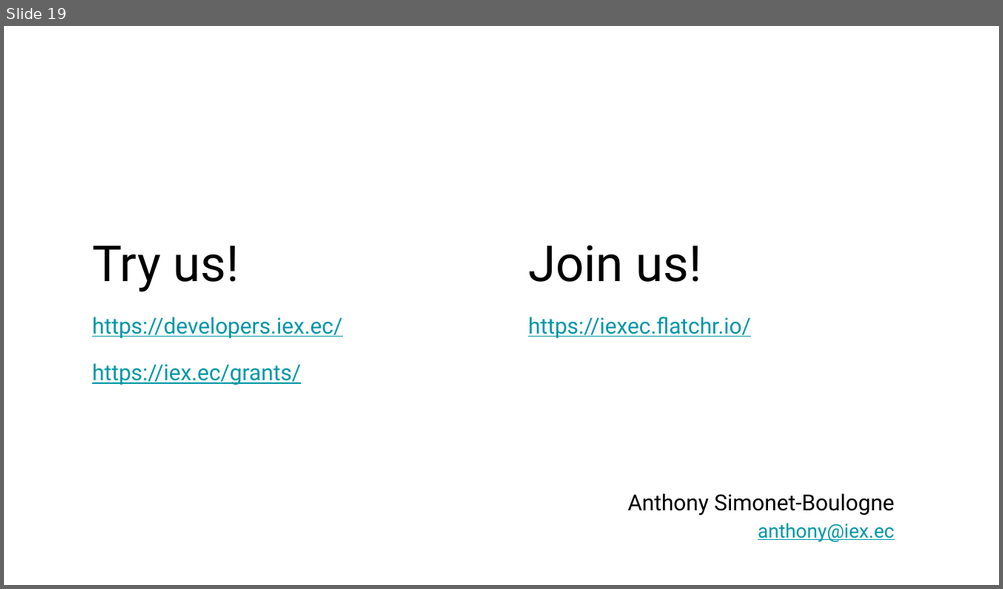
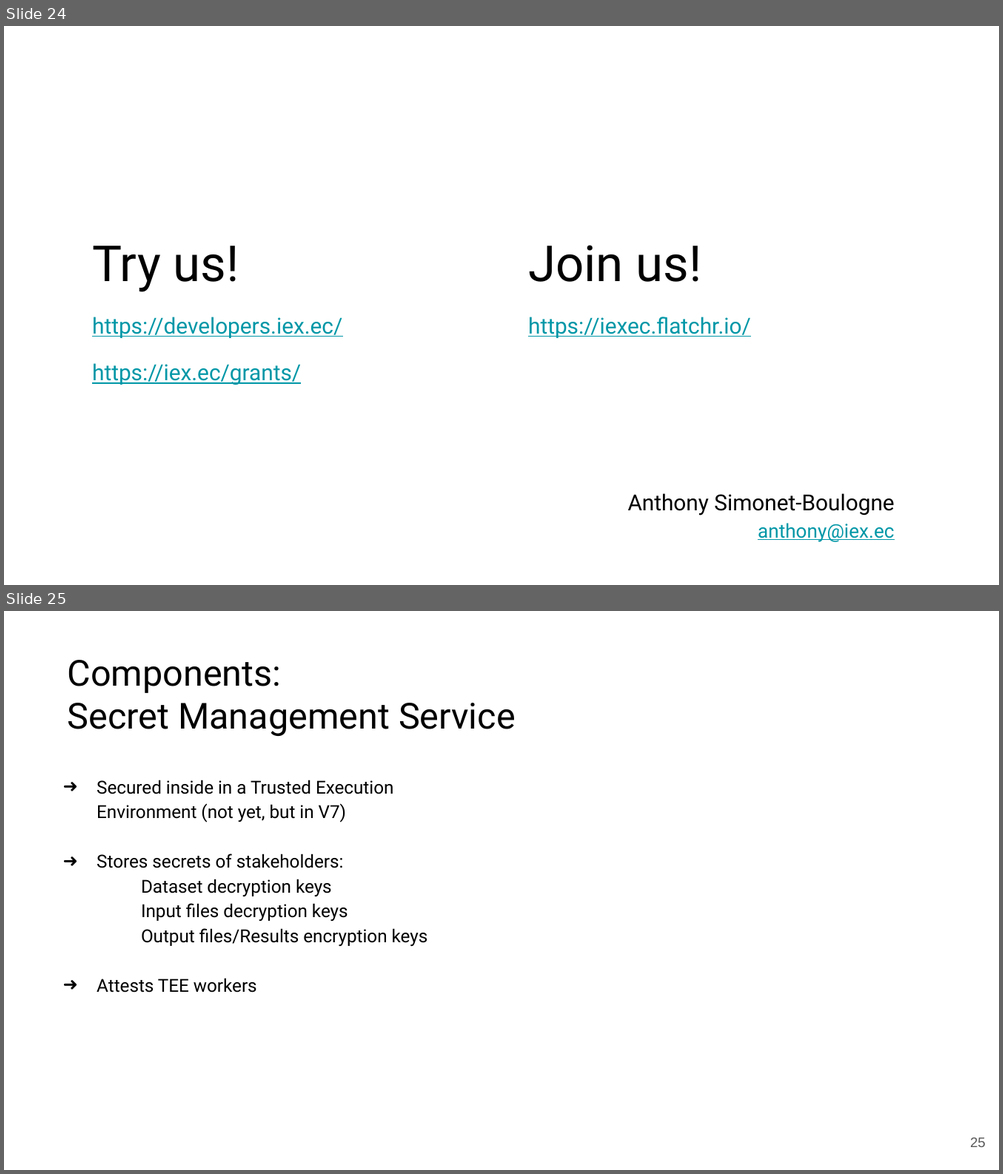
Before and after one commit to mbettinger/OT4-Lecture, a slide deck: Presentation - iExec.odp. Shown one above the other, each under a label of ours: slide 19 before the commit, slides 24 and 25 after it. The pictures are 1003x589 and 1003x1174 pixels, drawn with LibreOffice and Linux fonts; fonts in the diff are those of the drawing; background and template pictures are left out. Boxes give left, top, right and bottom in pixels: in the first picture for what was removed or moved away, otherwise in the second. Text is boxed around its words. In the diff, an @@ line names an element or a change of style, - is before the commit and + after.

```diff
--- a/Presentation - iExec.odp
+++ b/Presentation - iExec.odp
@@ slide 25 added at [4, 611, 999, 1170], background picture (left out) @@
@@ text added at [68, 660, 515, 736], 26 pt, text #000000 @@
+Components:
+Secret Management Service
@@ text added at [96, 780, 428, 993], 13 pt, text #000000 @@
+➜ Secured inside in a Trusted Execution Environment (not yet, but in V7)
+➜ Stores secrets of stakeholders:
+      ● Dataset decryption keys
+      ● Input files decryption keys
+      ● Output files/Results encryption keys
+➜ Attests TEE workers
@@ page number added at [970, 1138, 985, 1147], 10 pt, text #595959 @@
+25
@@ what was slide 19 is now slide 24 @@
```
Also in this commit, not shown: 5 other slides added, 8 other files.
